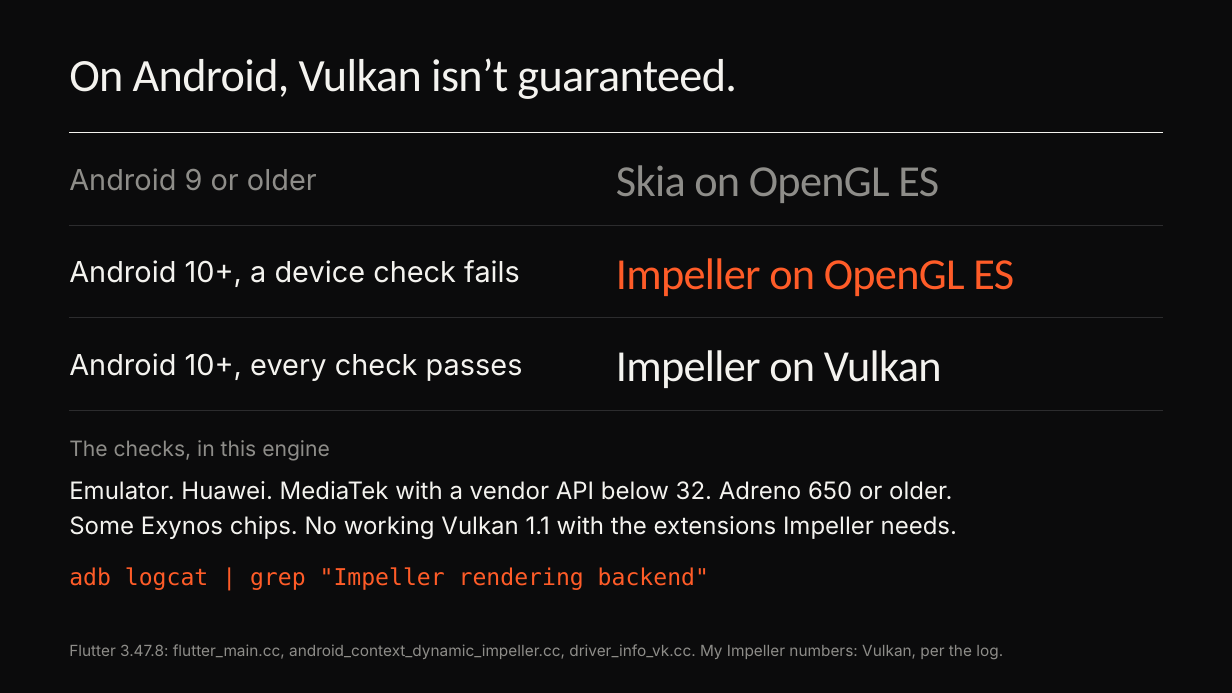
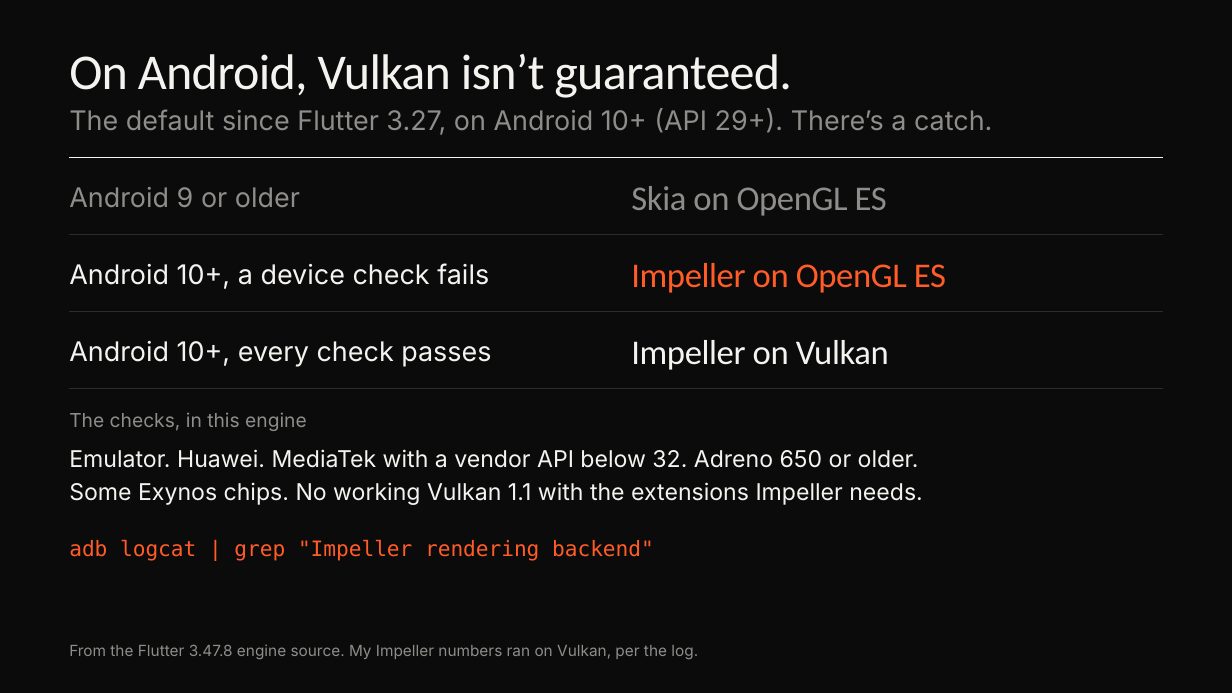
Before and after one commit to cm-collins/fluttercon-demo-app, a slide deck: slide 8 of docs/talk/slides/beyond-skia-dark.pptx (slide 11 before the commit). Drawn at 1232x693 pixels with LibreOffice and Linux fonts; fonts in the diff are those of the drawing; background and template pictures are left out. Boxes give left, top, right and bottom in pixels: in the first picture for what was removed or moved away, otherwise in the second. Text is boxed around its words. In the diff, an @@ line names an element or a change of style, - is before the commit and + after.

```diff
--- a/docs/talk/slides/beyond-skia-dark.pptx
+++ b/docs/talk/slides/beyond-skia-dark.pptx
@@ title "On Android, Vulkan isn’t guaranteed." at (69,54,792,98): size 36 to 39 pt, letter spacing -0.5 to -0.6 pt @@
@@ text added at (69,108,992,135), 21 pt, text #8E8D89 @@
+The default since Flutter 3.27, on Android 10+ (API 29+). There’s a catch.
@@ size 22.5 to 21 pt in 3 elements at (69,263,489,289), (69,341,491,367), (69,187,300,207) @@
@@ text "Android 9 or older": place and size @@
-text "Android 9 or older" at (69,168,317,191)
+text "Android 9 or older" at (69,187,300,207)
@@ line moved from (69, 133) - (1163, 133) to (69, 158) - (1163, 158) @@
@@ size 34.5 to 27 pt, letter spacing -0.5 to -0.3 pt in 3 elements at (631,263,946,293), (631,340,889,370), (631,186,887,216) @@
@@ text "Skia on OpenGL ES": place and size @@
-text "Skia on OpenGL ES" at (616,165,939,203)
+text "Skia on OpenGL ES" at (631,186,887,216)
@@ line moved from (69, 226) - (1163, 226) to (69, 235) - (1163, 235) @@
@@ text "Impeller on OpenGL ES": place and size @@
-text "Impeller on OpenGL ES" at (616,258,1014,296)
+text "Impeller on OpenGL ES" at (631,263,946,293)
@@ line moved from (69, 318) - (1163, 318) to (69, 312) - (1163, 312) @@
@@ text "Impeller on Vulkan": place and size @@
-text "Impeller on Vulkan" at (616,350,942,388)
+text "Impeller on Vulkan" at (631,340,889,370)
@@ line moved from (69, 410) - (1163, 410) to (69, 389) - (1163, 389) @@
@@ text "The checks, in this engine": place and size @@
-text "The checks, in this engine" at (69,440,330,461)
+text "The checks, in this engine" at (69,412,307,431)
@@ text "The checks, in this engine" at (69,412,307,431): size 16.5 to 15 pt @@
@@ text "Emulator. Huawei. MediaTek with a ...": place and size @@
-text "Emulator. Huawei. MediaTek with a ..." at (69,481,957,539)
+text "Emulator. Huawei. MediaTek with a ..." at (69,449,923,505)
@@ text "Emulator. Huawei. MediaTek with a ..." at (69,449,923,505): size 18.8 to 18 pt @@
@@ text "adb logcat | grep "Impeller ...": place and size @@
-text "adb logcat | grep "Impeller ..." at (69,567,709,590)
+text "adb logcat | grep "Impeller ..." at (69,539,654,561)
@@ text "adb logcat | grep "Impeller ..." at (69,539,654,561): size 18 to 16.5 pt @@
@@ text at (69,644,698,659): text changed @@
-Flutter 3.47.8: flutter_main.cc, android_context_dynamic_impeller.cc, driver_info_vk.cc. My Impeller numbers: Vulkan, per the log.
+From the Flutter 3.47.8 engine source. My Impeller numbers ran on Vulkan, per the log.
```
Also in this commit, not shown: 23 other slides changed, 4 slides added, 10 slides removed, 11 other files.
